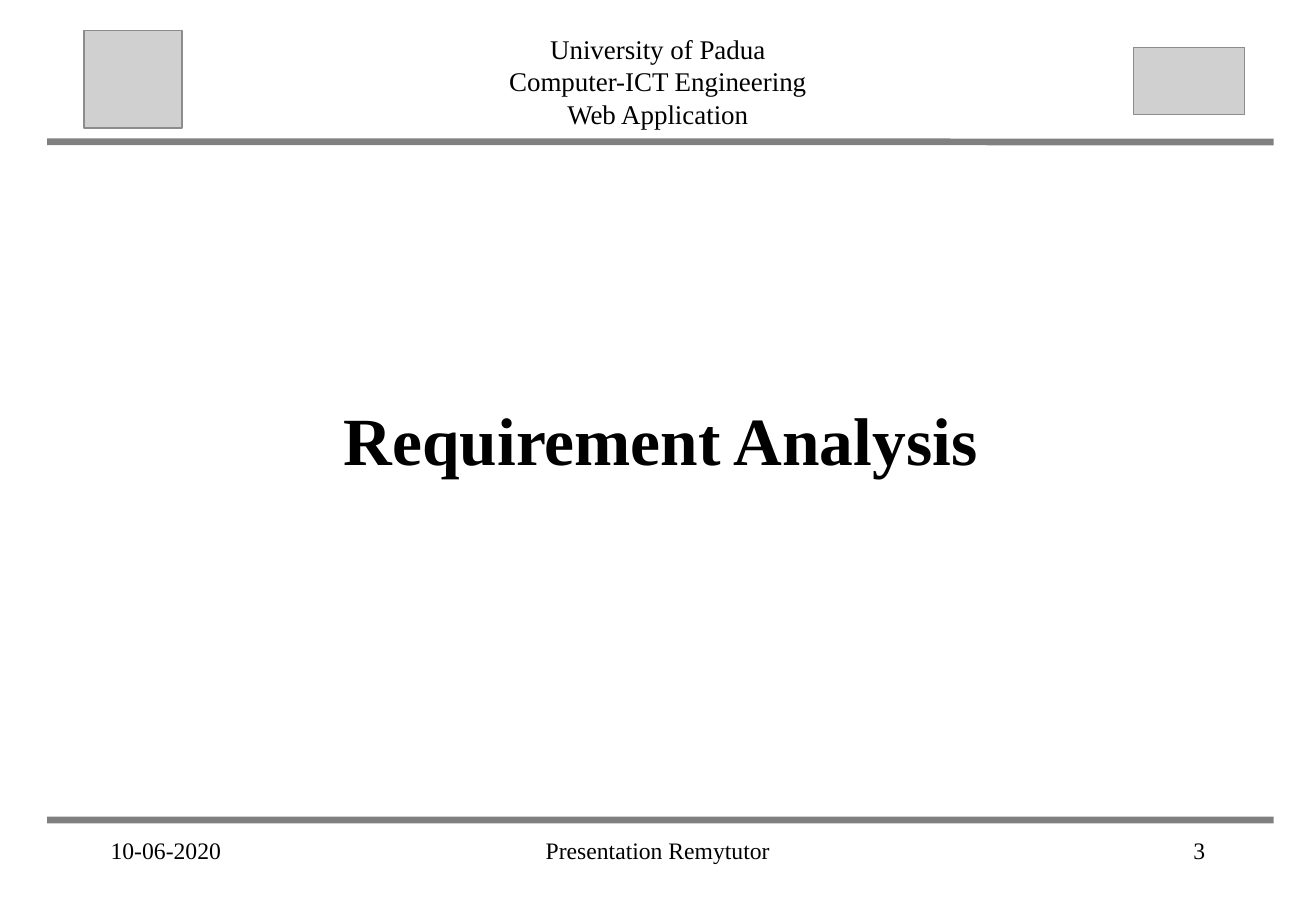
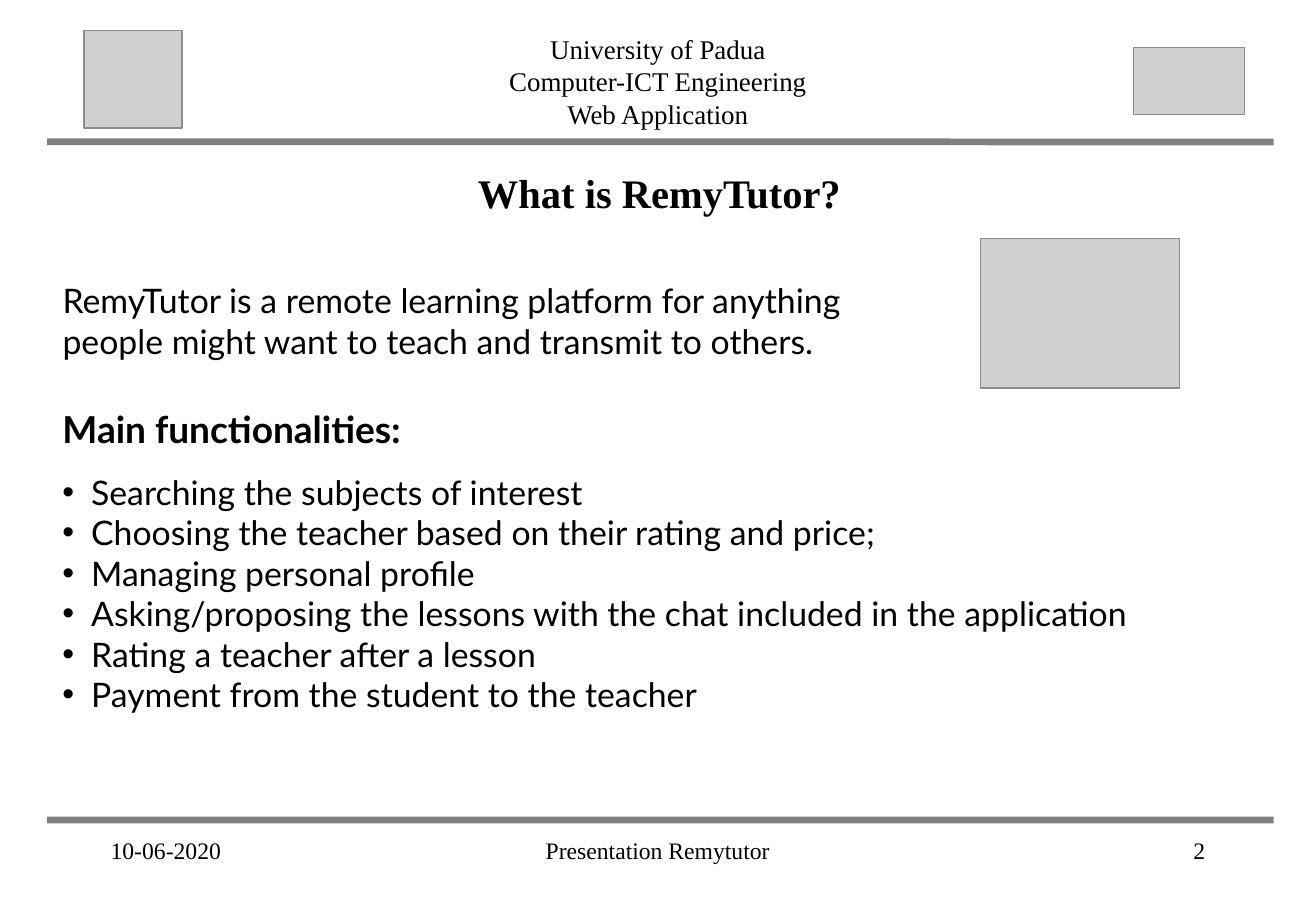
Before and after one commit to abahmadb/Web-Applications, a slide deck: slide 2 of HW2-RemuTutor-2019-2020 - Victor.ppt (slide 3 before the commit). Drawn at 1316x911 pixels with LibreOffice and Linux fonts; fonts in the diff are those of the drawing; grey boxes stand for pictures. Boxes give left, top, right and bottom in pixels: in the first picture for what was removed or moved away, otherwise in the second. Text is boxed around its words. In the diff, an @@ line names an element or a change of style, - is before the commit and + after.

```diff
--- a/HW2-RemuTutor-2019-2020 - Victor.ppt
+++ b/HW2-RemuTutor-2019-2020 - Victor.ppt
@@ text added at <box>478,180,841,217</box>, 24 pt, text #000000, bold @@
+What is RemyTutor?
@@ picture added at <box>980,238,1179,387</box> @@
@@ text added at <box>63,288,840,360</box>, 20 pt, text #000000 @@
+RemyTutor is a remote learning platform for anything people might want to teach and transmit to others.
@@ text added at <box>62,415,1126,713</box>, 20 pt, text #000000 @@
+Main functionalities:
+• Searching the subjects of interest
+• Choosing the teacher based on their rating and price;
+• Managing personal profile
+• Asking/proposing the lessons with the chat included in the application
+• Rating a teacher after a lesson
+• Payment from the student to the teacher
@@ text removed at <box>344,418,978,479</box> @@
-Requirement Analysis
@@ page number at <box>1193,843,1205,859</box>: text changed @@
-3
+2
```
Also in this commit, not shown: 3 other slides changed, 3 slides removed, 3 other files.
